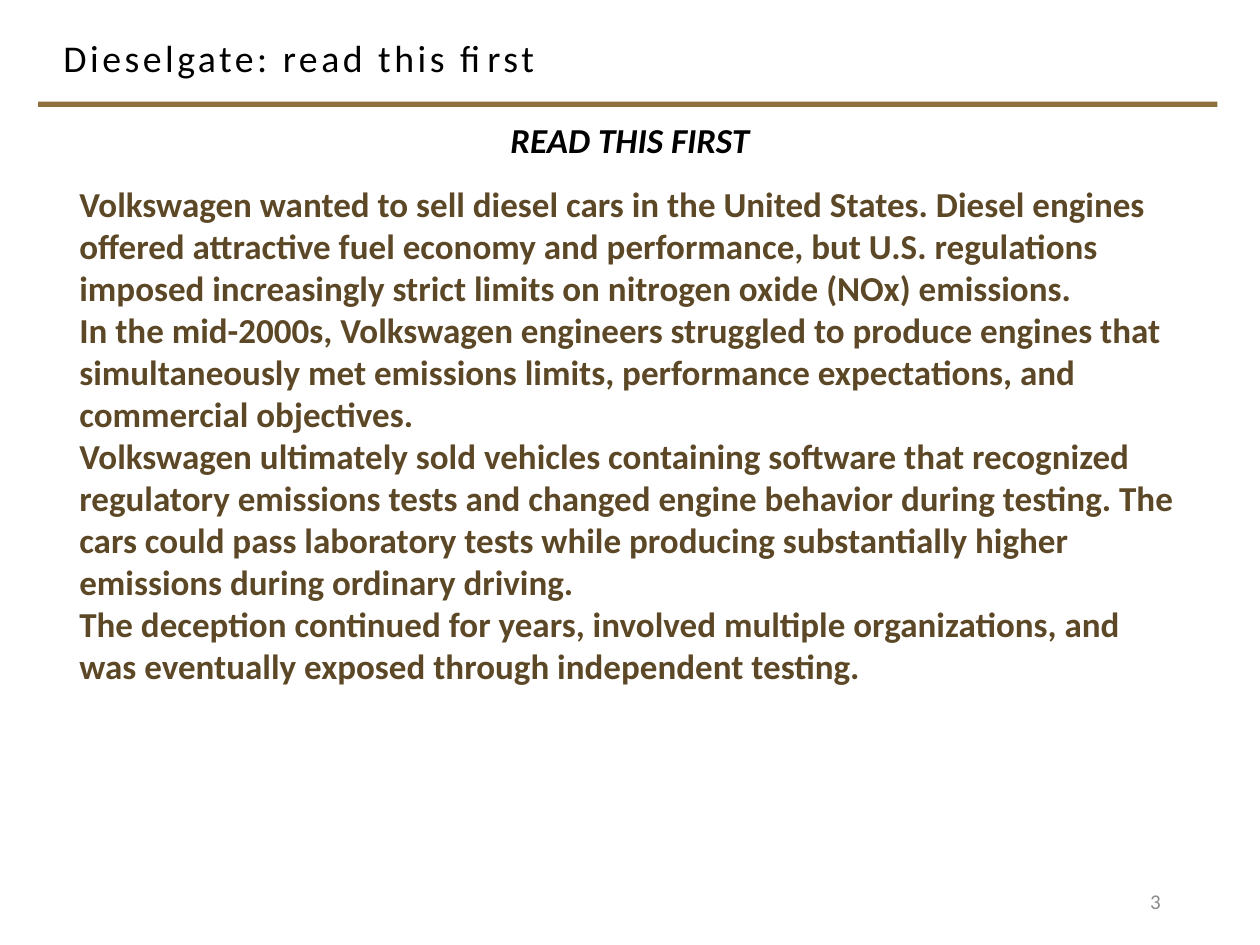
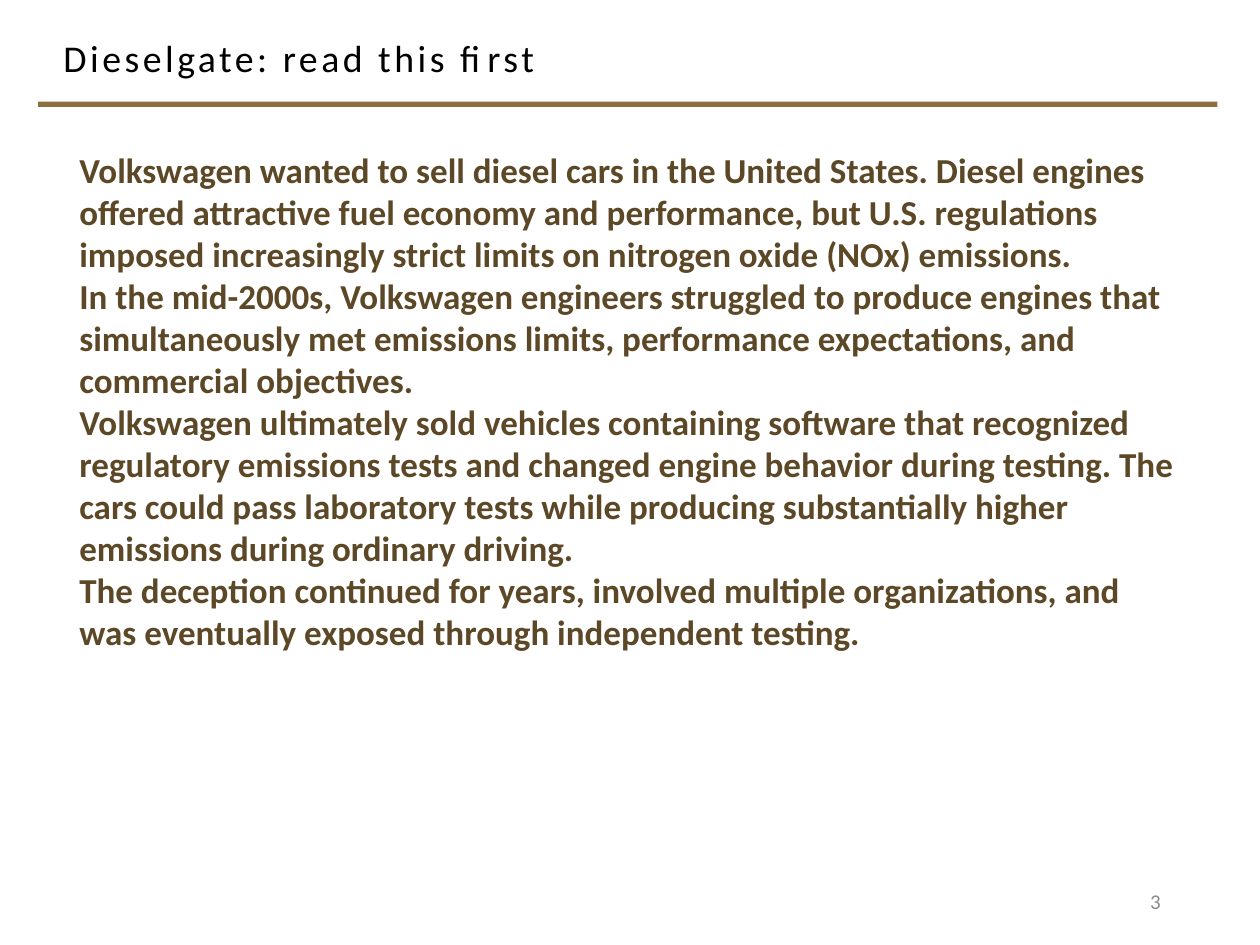
Before and after one commit to davisjam/model-based-agentic-software-engineering, a slide deck: slide 3 of course/lectures/act-2-delegation-and-control/04-failure-aware-engineering/2-4-Failure-Aware-Engineering.pptx. Drawn at 1260x945 pixels with LibreOffice and Linux fonts; fonts in the diff are those of the drawing; background and template pictures are left out. Boxes give left, top, right and bottom in pixels: in the first picture for what was removed or moved away, otherwise in the second. Text is boxed around its words. In the diff, an @@ line names an element or a change of style, - is before the commit and + after.

```diff
--- a/course/lectures/act-2-delegation-and-control/04-failure-aware-engineering/2-4-Failure-Aware-Engineering.pptx
+++ b/course/lectures/act-2-delegation-and-control/04-failure-aware-engineering/2-4-Failure-Aware-Engineering.pptx
@@ text "Volkswagen wanted to sell diesel ...": place and size @@
-text "Volkswagen wanted to sell diesel ..." at (79, 192, 1173, 685)
+text "Volkswagen wanted to sell diesel ..." at (79, 158, 1173, 651)
@@ text removed at (510, 130, 749, 154) @@
-READ THIS FIRST
```
Also in this commit, not shown: 2 other slides changed.
